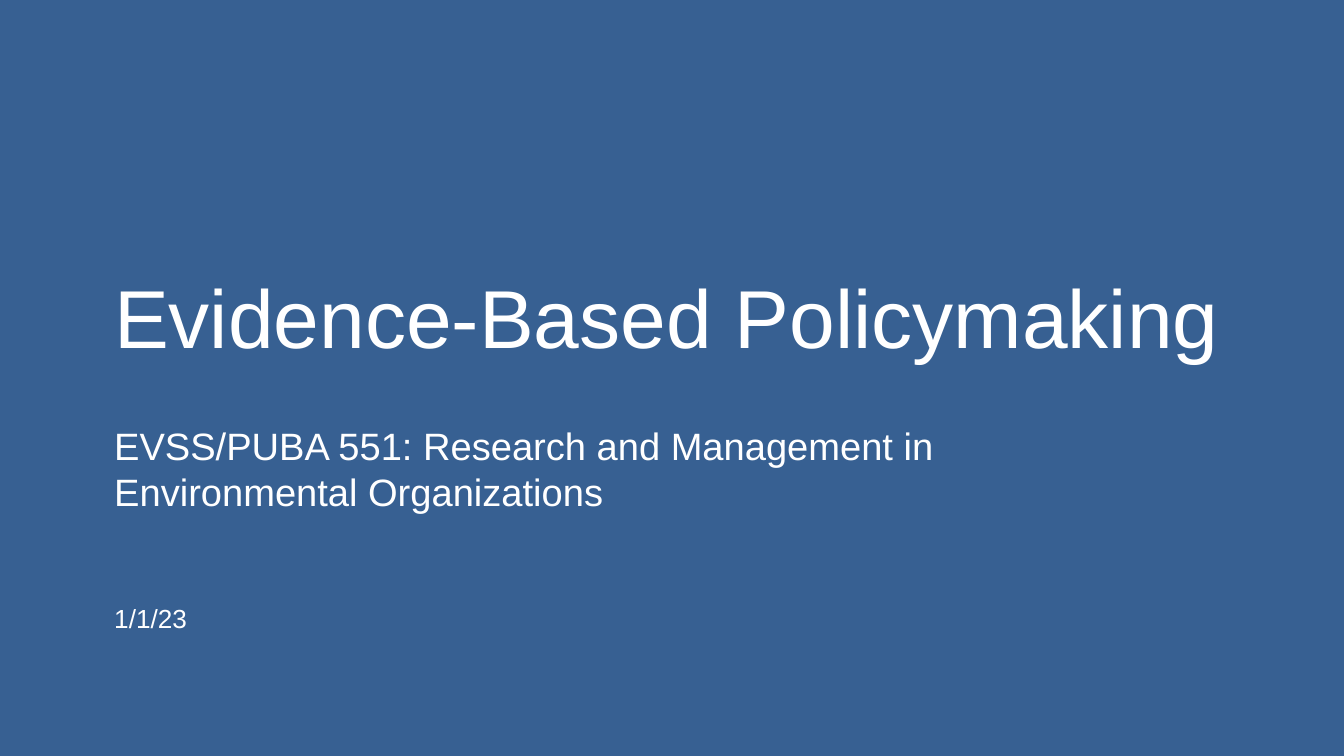
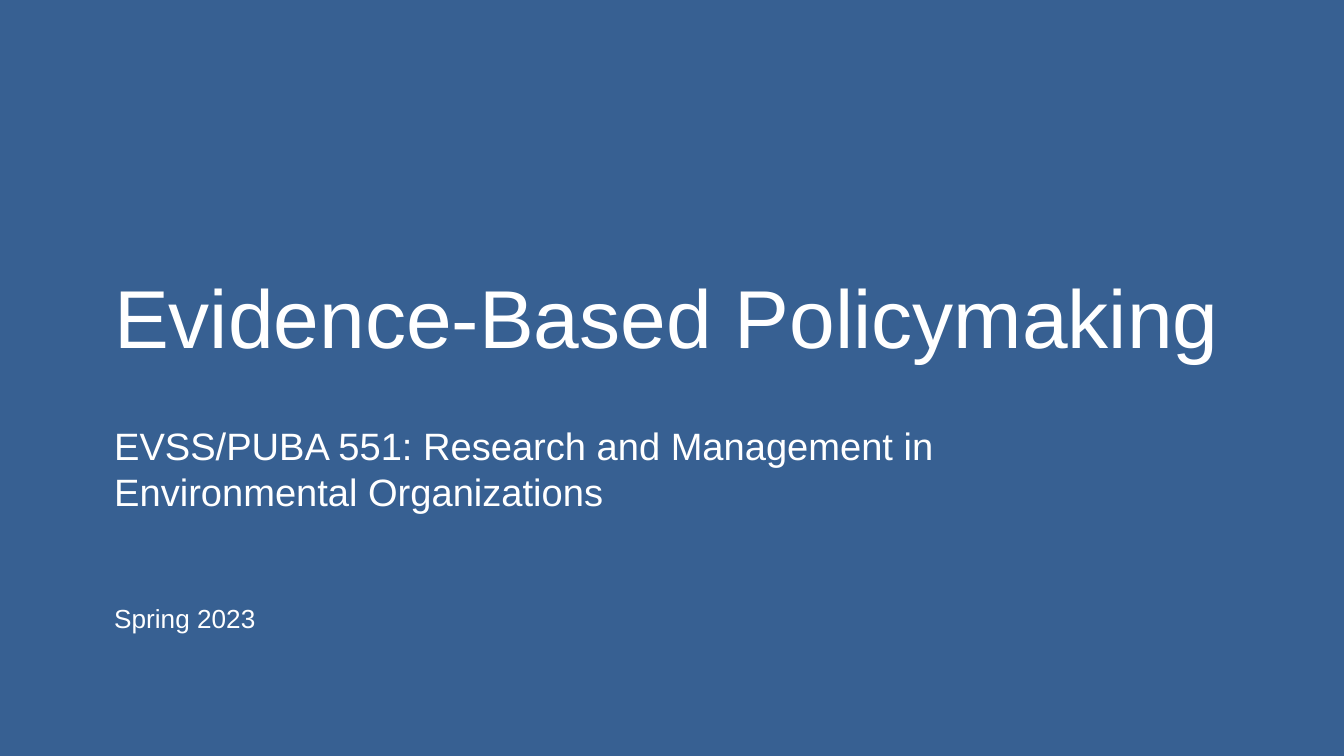
Before and after one commit to mnowlin/evssPuba551, a slide deck: slide 1 of lectures/03-ebpm.pptx. Drawn at 1344x756 pixels with LibreOffice and Linux fonts; fonts in the diff are those of the drawing. Boxes give left, top, right and bottom in pixels: in the first picture for what was removed or moved away, otherwise in the second. Text is boxed around its words. In the diff, an @@ line names an element or a change of style, - is before the commit and + after.

Commit message:
update lect 3 pptx

```diff
--- a/lectures/03-ebpm.pptx
+++ b/lectures/03-ebpm.pptx
@@ text at [114, 609, 255, 633]: text changed @@
-1/1/23
+Spring 2023
```
